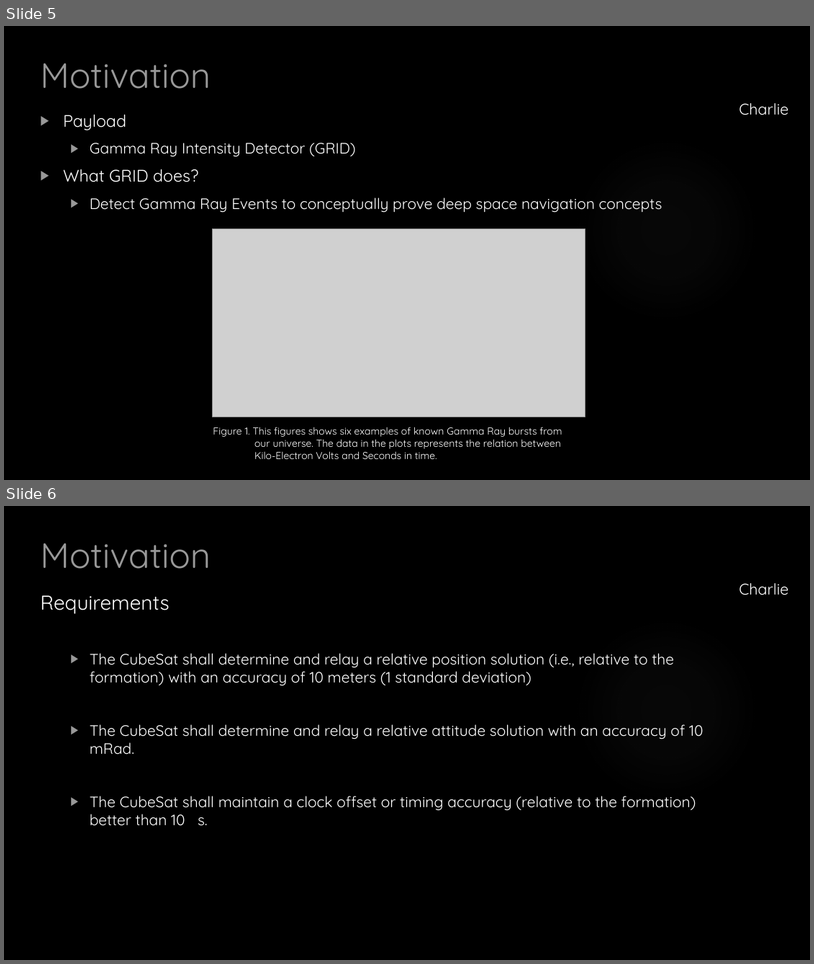
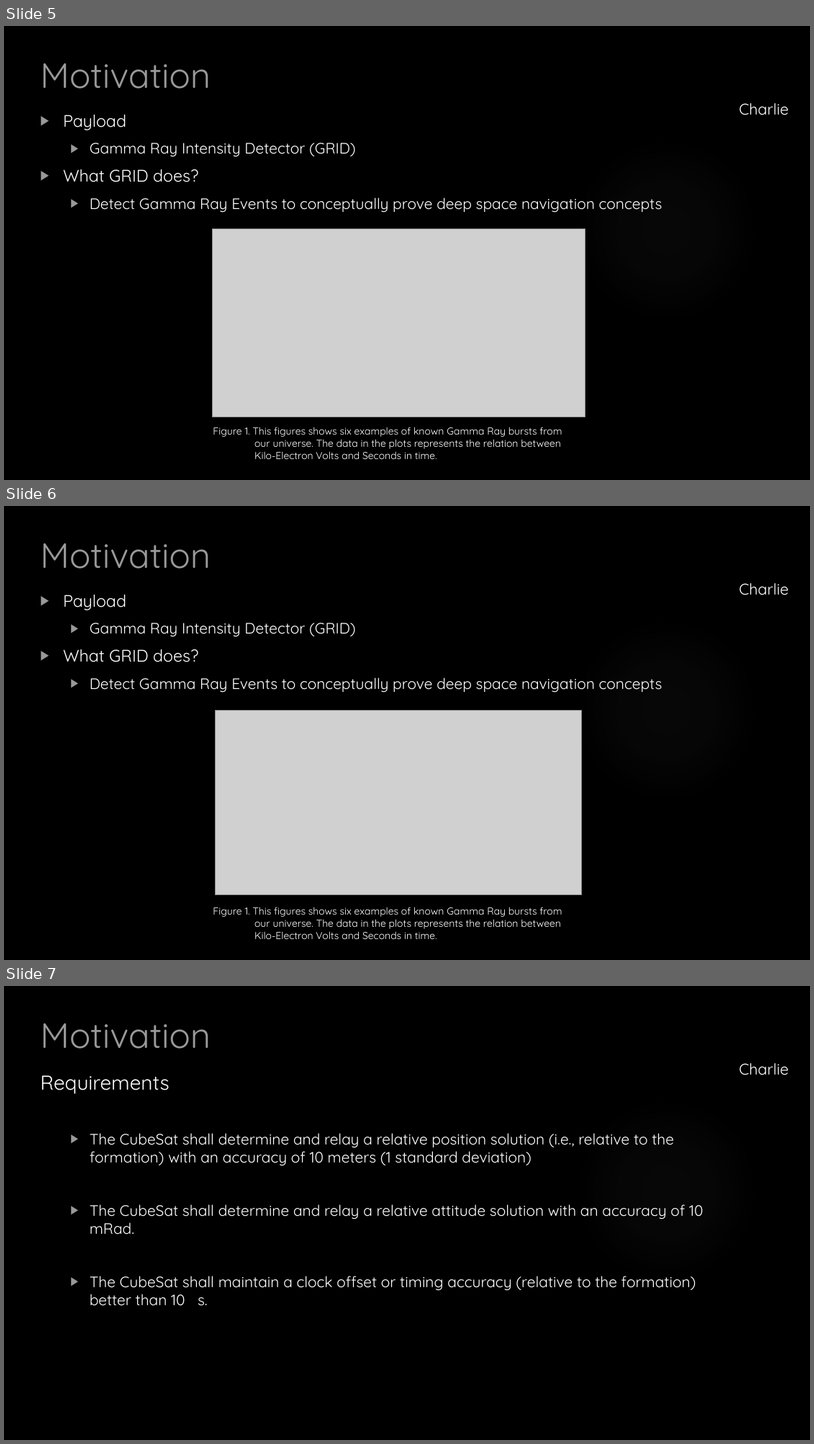
Before and after one commit to HASP-UMN/CubeSat, a slide deck: Presentations/CDR_Presentation.pptx. Shown one above the other, each under a label of ours: slides 5 and 6 before the commit, slides 5, 6 and 7 after it. The pictures are 814x964 and 814x1444 pixels, drawn with LibreOffice and Linux fonts; fonts in the diff are those of the drawing; grey boxes stand for pictures; background and template pictures are left out. Boxes give left, top, right and bottom in pixels: in the first picture for what was removed or moved away, otherwise in the second. Text is boxed around its words. In the diff, an @@ line names an element or a change of style, - is before the commit and + after.

Commit message:
SEE SLIDE 6
Suggestion for figure (compare to slide 5)  Don’t know what y’all like
better.

```diff
--- a/Presentations/CDR_Presentation.pptx
+++ b/Presentations/CDR_Presentation.pptx
@@ slide 6 added at [4,506,810,960], background picture (left out); not listed: 1 template element that a slide beside it also shows @@
@@ title added at [40,543,211,569], 42 pt, text #999999 @@
+Motivation
@@ text added at [739,583,789,595], 18.5 pt, text #FFFFFF @@
+Charlie
@@ text added at [63,594,663,692], 18 pt, text #FFFFFF @@
+▶ Payload
+  ▶ Gamma Ray Intensity Detector (GRID)
+▶ What GRID does?
+  ▶ Detect Gamma Ray Events to conceptually prove deep space navigation concepts
@@ picture added at [215,710,581,894] @@
@@ text added at [213,906,562,939], 12 pt, text #FFFFFF @@
+Figure 1. This figures shows six examples of known Gamma Ray bursts from our universe. The data in the plots represents the relation between Kilo-Electron Volts and Seconds in time.
@@ what was slide 6 is now slide 7 @@
```
